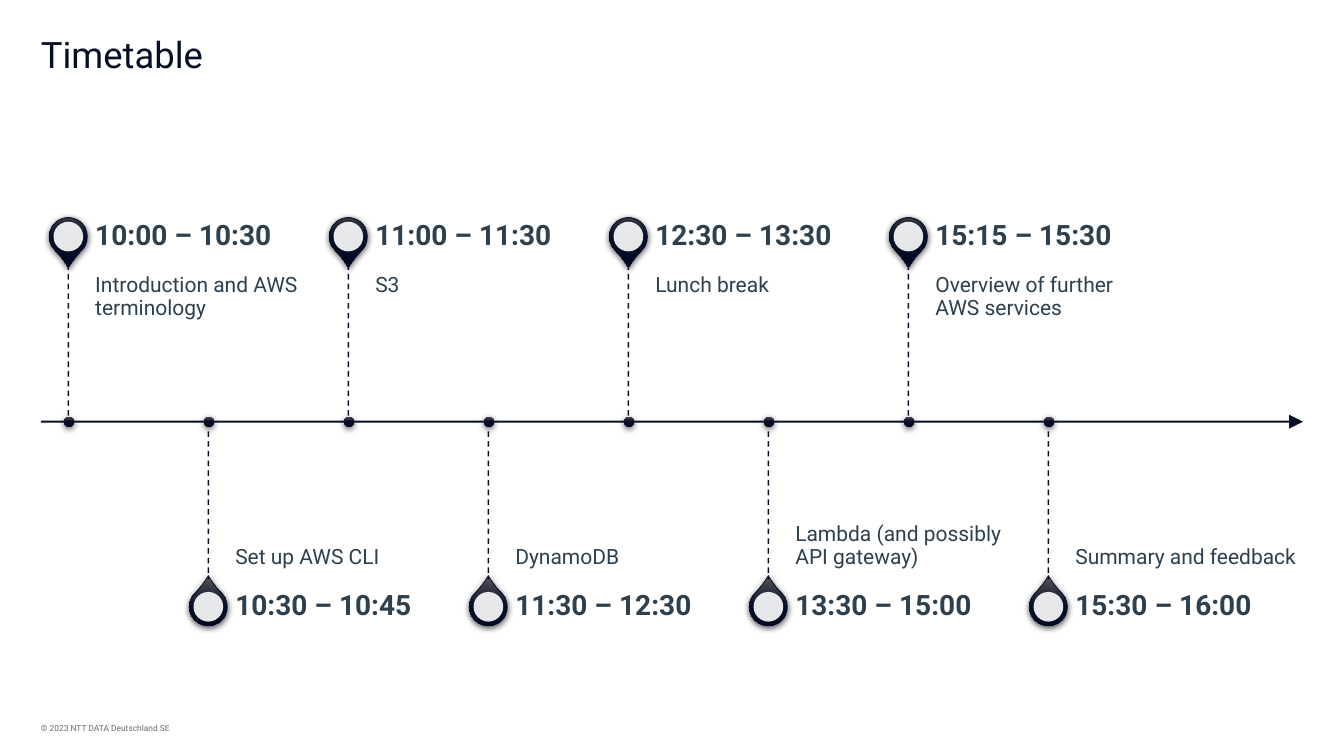
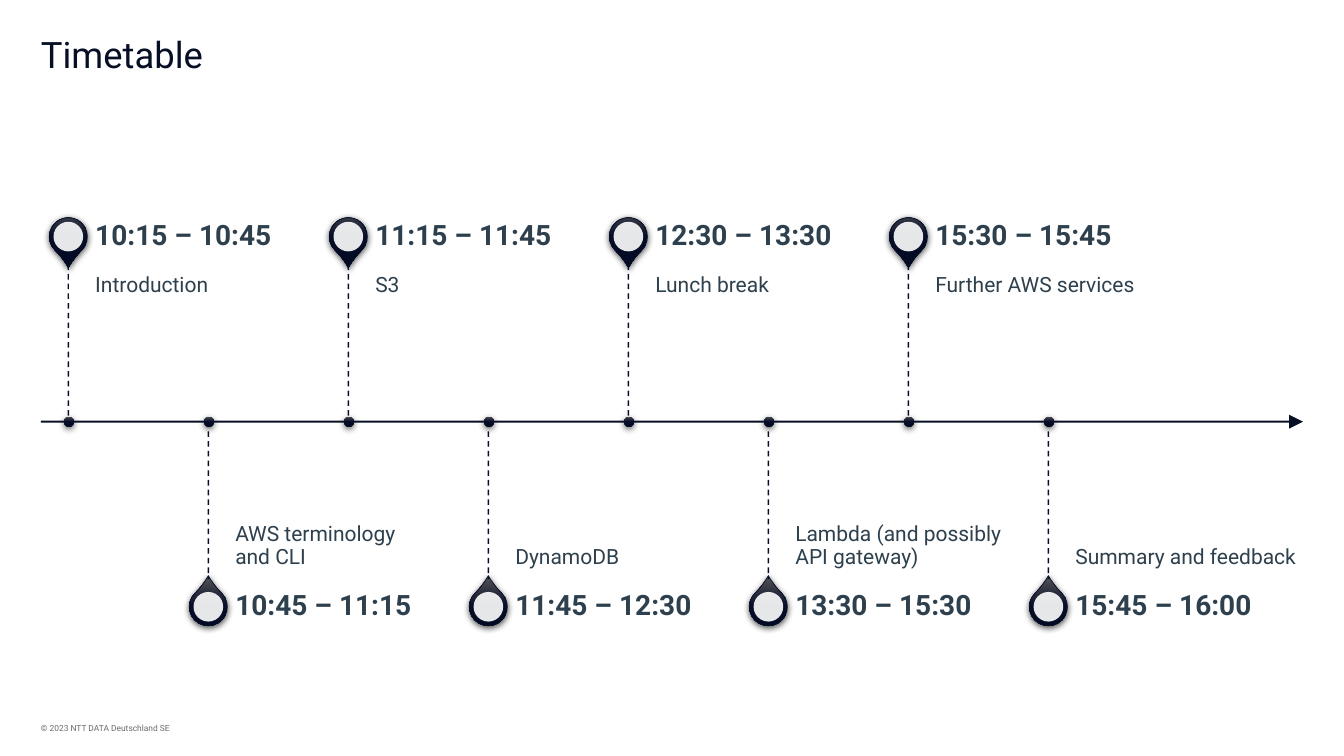
Before and after one commit to Nick36/aws-crash-course, a slide deck: slide 5 of AWS Crash Course.pptx (slide 3 before the commit). Drawn at 1344x756 pixels with LibreOffice and Linux fonts; fonts in the diff are those of the drawing; background and template pictures are left out. Boxes give left, top, right and bottom in pixels: in the first picture for what was removed or moved away, otherwise in the second. Text is boxed around its words. In the diff, an @@ line names an element or a change of style, - is before the commit and + after.

Commit message:
modify presentation

```diff
--- a/AWS Crash Course.pptx
+++ b/AWS Crash Course.pptx
@@ text at box(95, 225, 271, 246): text changed @@
-10:00 – 10:30
+10:15 – 10:45
@@ text at box(375, 225, 551, 246): text changed @@
-11:00 – 11:30
+11:15 – 11:45
@@ text at box(935, 225, 1111, 246): text changed @@
-15:15 – 15:30
+15:30 – 15:45
@@ text at box(95, 276, 208, 292): text changed @@
-Introduction and AWS terminology
+Introduction
@@ text at box(935, 276, 1134, 292): text changed @@
-Overview of further AWS services
+Further AWS services
@@ text at box(235, 525, 395, 564): text changed @@
-Set up AWS CLI
+AWS terminology
+and CLI
@@ text at box(235, 595, 411, 616): text changed @@
-10:30 – 10:45
+10:45 – 11:15
@@ text at box(515, 595, 691, 616): text changed @@
-11:30 – 12:30
+11:45 – 12:30
@@ text at box(795, 595, 971, 616): text changed @@
-13:30 – 15:00
+13:30 – 15:30
@@ text at box(1075, 595, 1251, 616): text changed @@
-15:30 – 16:00
+15:45 – 16:00
```
Also in this commit, not shown: 2 slides added.
